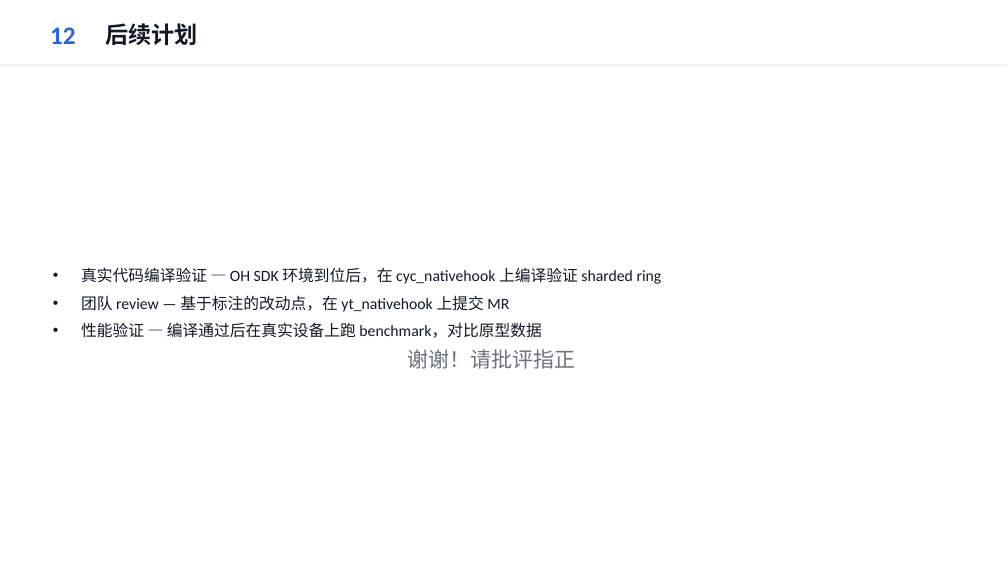
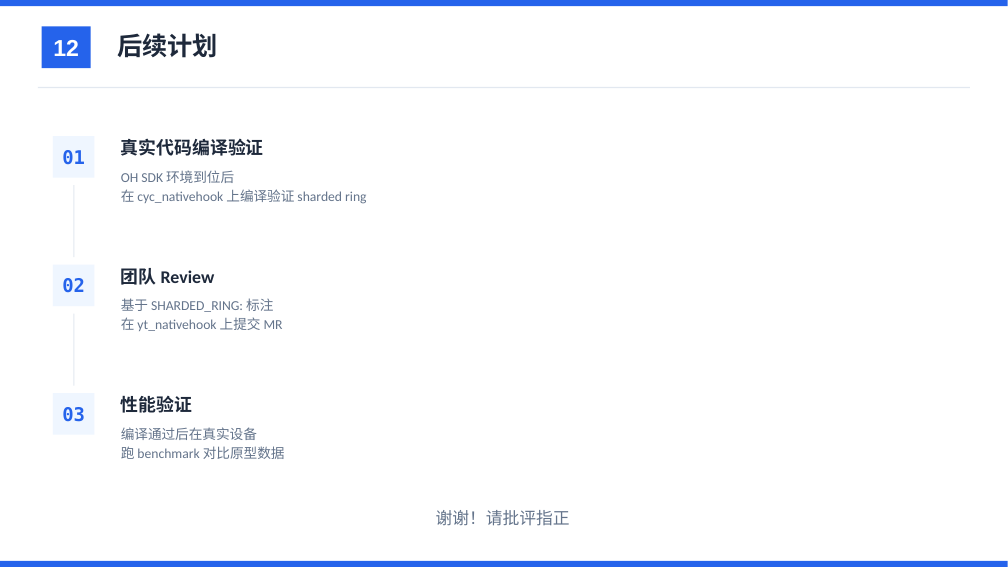
Before and after one commit to YiChiChen1106/Nativehook_linux_planb, a slide deck: slide 12 of presentation/native_hook_progress_2026-06-11.pptx. Drawn at 1008x567 pixels with LibreOffice and Linux fonts; fonts in the diff are those of the drawing. Boxes give left, top, right and bottom in pixels: in the first picture for what was removed or moved away, otherwise in the second. Text is boxed around its words. In the diff, an @@ line names an element or a change of style, - is before the commit and + after.

```diff
--- a/presentation/native_hook_progress_2026-06-11.pptx
+++ b/presentation/native_hook_progress_2026-06-11.pptx
@@ rectangle added at (0,0,1008,6), fill #2563EB @@
@@ text "12": place and size @@
-text "12" at (50,27,76,44)
+text "12" at (53,40,79,56)
@@ text "12" at (53,40,79,56): size 24 to 22 pt, font Calibri to Arial, text colour #2563EB to #FFFFFF; alignment right to centre @@
@@ rectangle added at (42,26,91,68), fill #2563EB @@
@@ text "后续计划": place and size @@
-text "后续计划" at (106,23,198,45)
+text "后续计划" at (117,33,218,58)
@@ text "后续计划" at (117,33,218,58): size 22 to 24 pt, font Calibri to Noto Sans CJK SC, text colour #111827 to #1E293B @@
@@ rectangle: place and size @@
-rectangle at (0,64,1008,66)
+rectangle at (38,87,970,88)
@@ rectangle at (38,87,970,88): fill #E5E7EB to #E2E8F0 @@
@@ rectangle added at (53,136,95,178), fill #EFF6FF @@
@@ text added at (121,138,264,156), 17 pt, text #1E293B, bold @@
+真实代码编译验证
@@ text added at (62,150,85,165), 18 pt, text #2563EB, bold @@
+01
@@ text added at (121,170,366,204), 13 pt, text #64748B @@
+OH SDK 环境到位后
+在 cyc_nativehook 上编译验证 sharded ring
@@ rectangle added at (73,185,74,257), fill #E2E8F0 @@
@@ rectangle added at (53,265,95,306), fill #EFF6FF @@
@@ text removed at (81,267,662,338) @@
-• 真实代码编译验证 — OH SDK 环境到位后，在 cyc_nativehook 上编译验证 sharded ring
-• 团队 review — 基于标注的改动点，在 yt_nativehook 上提交 MR
-• 性能验证 — 编译通过后在真实设备上跑 benchmark，对比原型数据
@@ text added at (121,268,215,285), 17 pt, text #1E293B, bold @@
+团队 Review
@@ text added at (62,278,85,293), 18 pt, text #2563EB, bold @@
+02
@@ text added at (121,298,283,331), 13 pt, text #64748B @@
+基于 SHARDED_RING: 标注
+在 yt_nativehook 上提交 MR
@@ rectangle added at (73,314,74,386), fill #E2E8F0 @@
@@ rectangle added at (53,393,95,435), fill #EFF6FF @@
@@ text added at (62,407,85,422), 18 pt, text #2563EB, bold @@
+03
@@ text added at (121,396,192,413), 17 pt, text #1E293B, bold @@
+性能验证
@@ text added at (121,427,285,459), 13 pt, text #64748B @@
+编译通过后在真实设备
+跑 benchmark 对比原型数据
@@ text "谢谢！请批评指正": place and size @@
-text "谢谢！请批评指正" at (407,349,575,369)
+text "谢谢！请批评指正" at (436,510,570,526)
@@ text "谢谢！请批评指正" at (436,510,570,526): size 20 to 16 pt, text colour #6B7280 to #64748B @@
@@ rectangle added at (0,561,1008,567), fill #2563EB @@
```
Also in this commit, not shown: 11 other slides changed, 2 other files.
